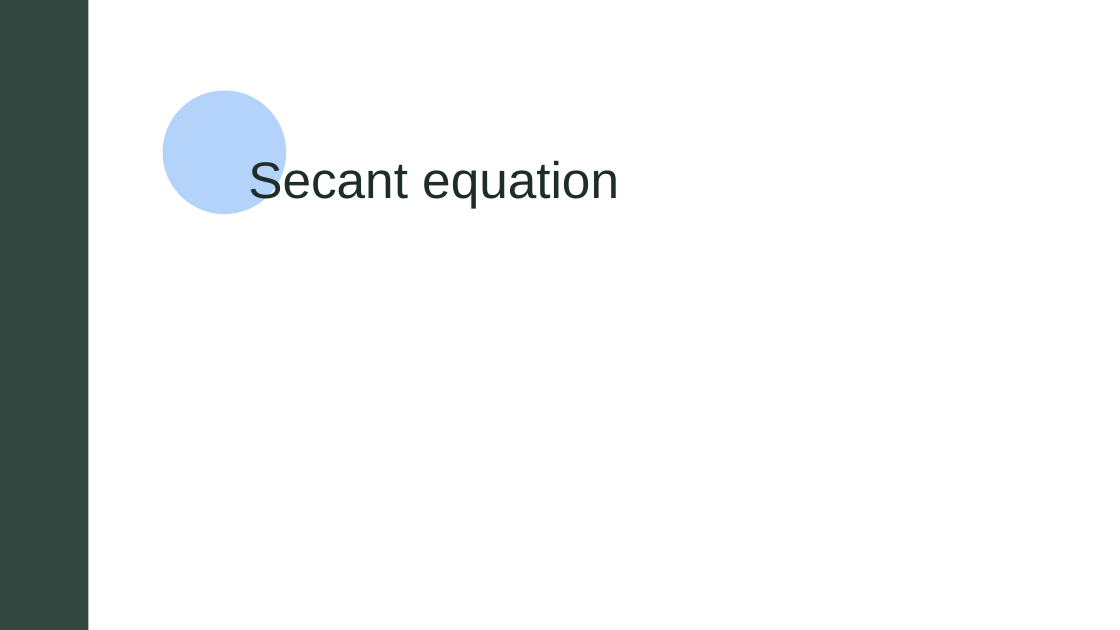
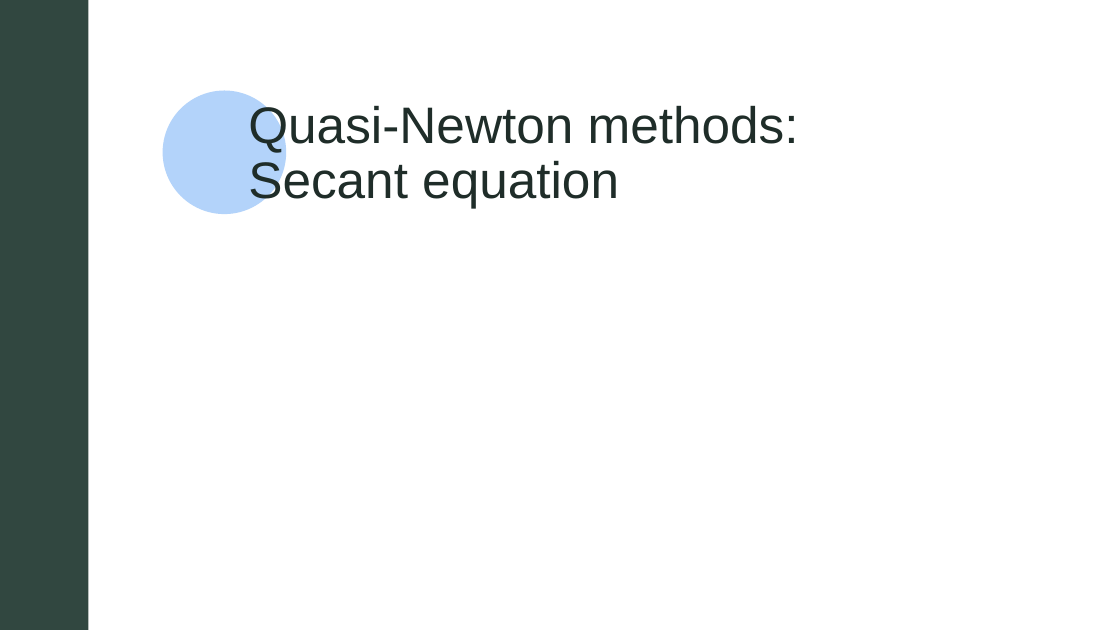
Before and after one commit to BDR2939/Numerical-Optimization-with-Python, a slide deck: slide 13 of final_proj/final proj presentation.pptx (slide 9 before the commit). Drawn at 1120x630 pixels with LibreOffice and Linux fonts; fonts in the diff are those of the drawing; grey boxes stand for pictures; background and template pictures are left out. Boxes give left, top, right and bottom in pixels: in the first picture for what was removed or moved away, otherwise in the second. Text is boxed around its words. In the diff, an @@ line names an element or a change of style, - is before the commit and + after.

```diff
--- a/final_proj/final proj presentation.pptx
+++ b/final_proj/final proj presentation.pptx
@@ title at (248, 102, 799, 208): text changed @@
-Secant equation
+Quasi-Newton methods: Secant equation
```
Also in this commit, not shown: 2 other slides changed, 3 slides added.
